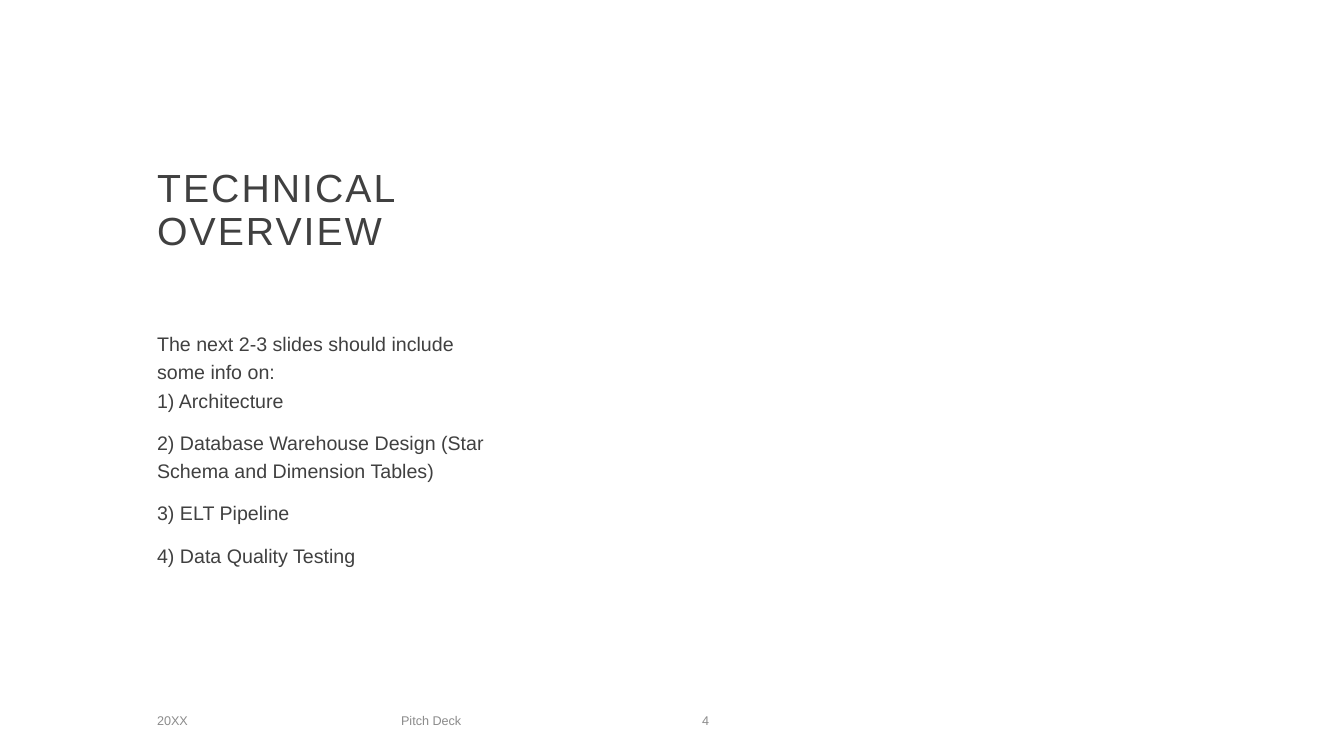
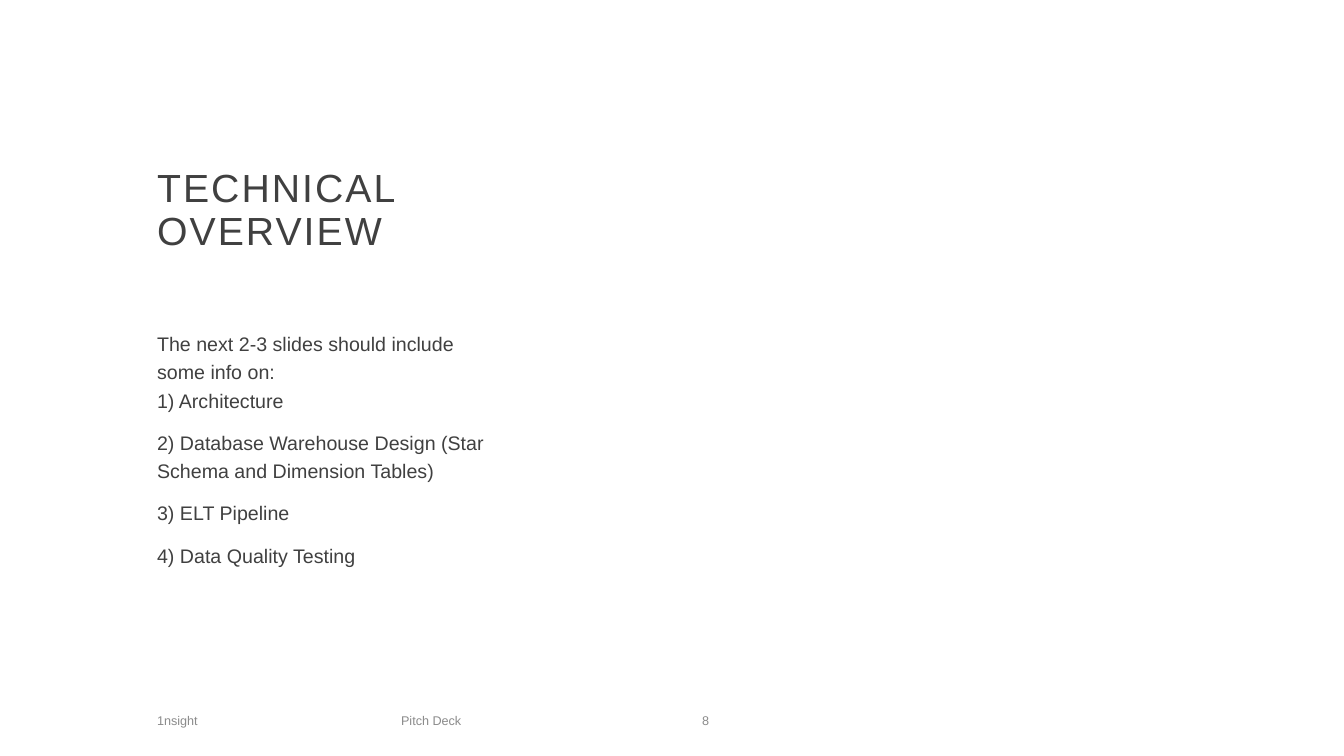
Before and after one commit to chrischoo/M2Project, a slide deck: slide 8 of presentation/1nsight Presentation - olist.pptx (slide 4 before the commit). Drawn at 1344x756 pixels with LibreOffice and Linux fonts; fonts in the diff are those of the drawing; background and template pictures are left out. Boxes give left, top, right and bottom in pixels: in the first picture for what was removed or moved away, otherwise in the second. Text is boxed around its words. In the diff, an @@ line names an element or a change of style, - is before the commit and + after.

```diff
--- a/presentation/1nsight Presentation - olist.pptx
+++ b/presentation/1nsight Presentation - olist.pptx
@@ text at (157, 716, 198, 728): text changed @@
-20XX
+1nsight
@@ page number at (702, 716, 709, 725): text changed @@
-4
+8
```
Also in this commit, not shown: 8 other slides changed, 11 slides added, 1 slide removed, 1 other file.
